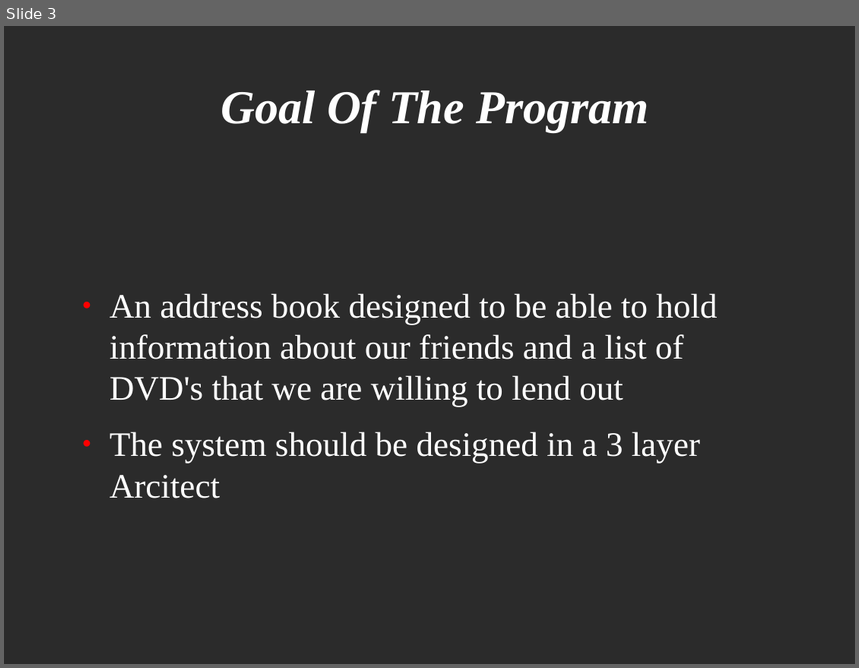
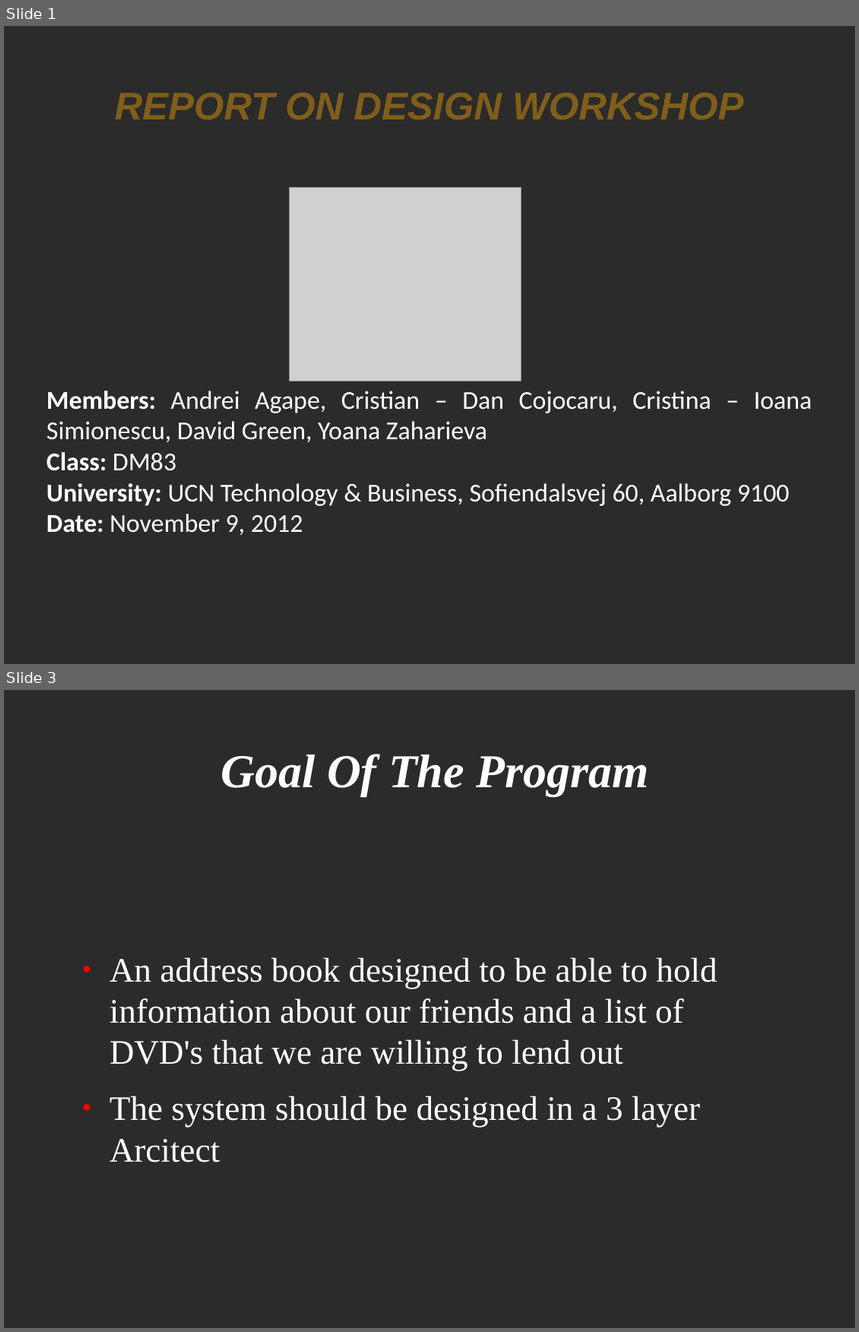
Before and after one commit to CSharkie/ucn-workshop-design-dm83-group2, a slide deck: Workshop group 2.odp. Shown one above the other, each under a label of ours: slide 3 before the commit, slides 1 and 3 after it; the slides between them are not shown. The pictures are 859x668 and 859x1332 pixels, drawn with LibreOffice and Linux fonts; fonts in the diff are those of the drawing; grey boxes stand for pictures; background and template pictures are left out; a plain dark background stands for a picture behind light text. Boxes give left, top, right and bottom in pixels: in the first picture for what was removed or moved away, otherwise in the second. Text is boxed around its words. In the diff, an @@ line names an element or a change of style, - is before the commit and + after.

```diff
--- a/Workshop group 2.odp
+++ b/Workshop group 2.odp
@@ slide 1 added at box(4, 26, 855, 664), background picture (left out) @@
@@ title added at box(115, 93, 744, 120), 36 pt, text #805E1A, bold, italic @@
+REPORT ON DESIGN WORKSHOP
@@ picture added at box(290, 187, 522, 382) @@
@@ subtitle added at box(47, 391, 813, 535), 24 pt, text #FFFFFF @@
+Members: Andrei Agape, Cristian – Dan Cojocaru, Cristina – Ioana Simionescu, David Green, Yoana Zaharieva
+Class: DM83
+University: UCN Technology & Business, Sofiendalsvej 60, Aalborg 9100
+Date: November 9, 2012
```
Also in this commit, not shown: 2 slides changed, 8 other slides added, 2 slides removed, 3 other files.
